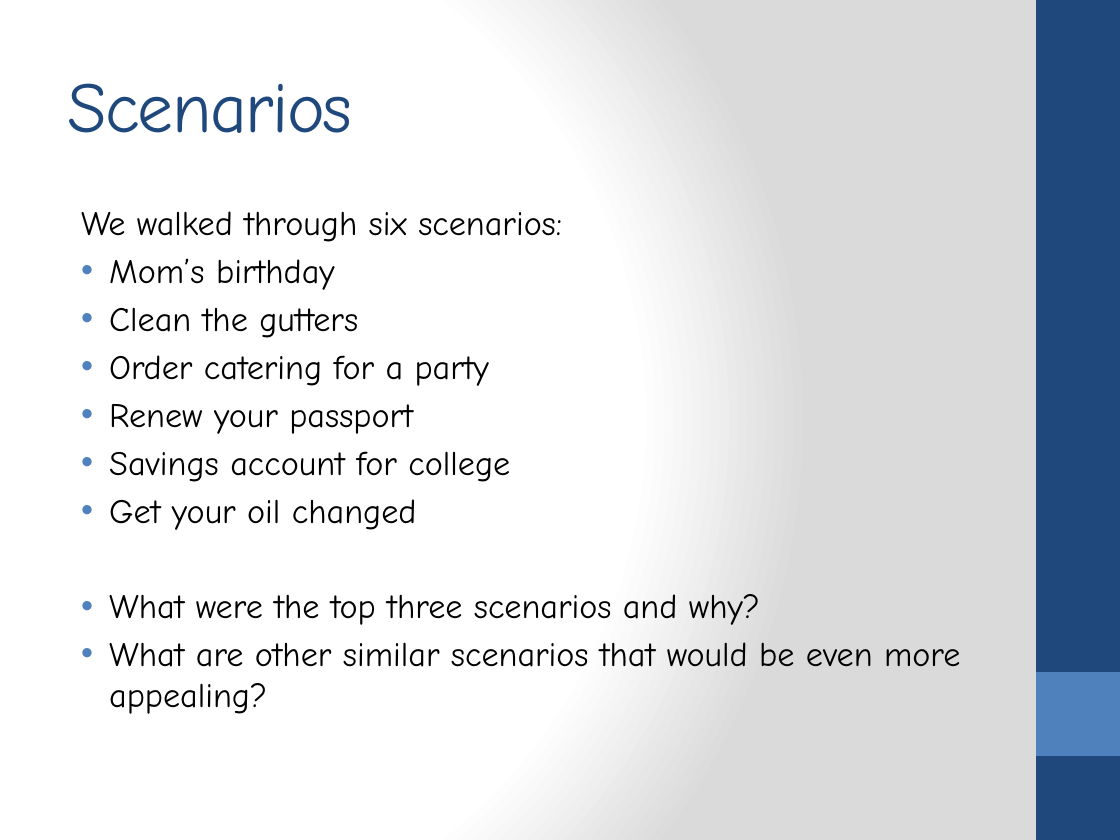
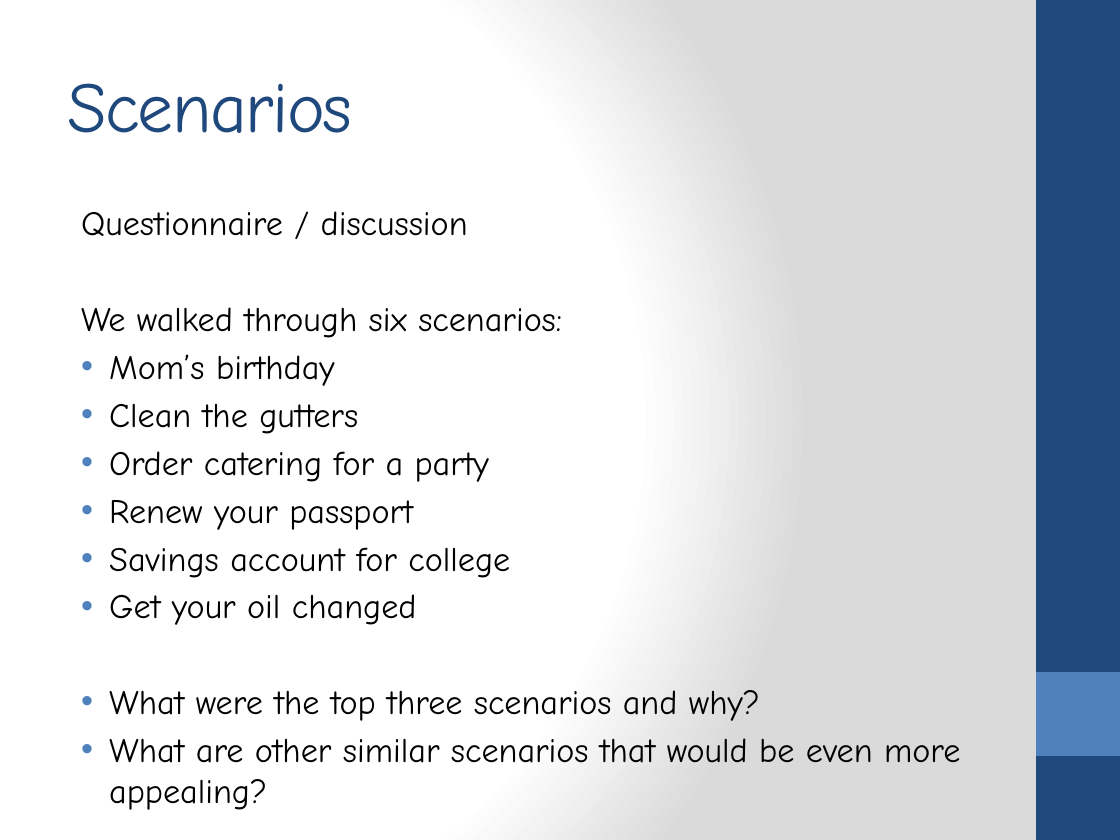
Before and after one commit to ogazitt/TaskStore, a slide deck: slide 5 of Docs/vision/focus group.pptx (slide 4 before the commit). Drawn at 1120x840 pixels with LibreOffice and Linux fonts; fonts in the diff are those of the drawing. Boxes give left, top, right and bottom in pixels: in the first picture for what was removed or moved away, otherwise in the second. Text is boxed around its words. In the diff, an @@ line names an element or a change of style, - is before the commit and + after.

```diff
--- a/Docs/vision/focus group.pptx
+++ b/Docs/vision/focus group.pptx
@@ text at (81, 211, 468, 236): paragraph added @@
+Questionnaire / discussion
```
Also in this commit, not shown: 2 other slides changed, 5 slides added, 1 slide removed, 5 other files.
